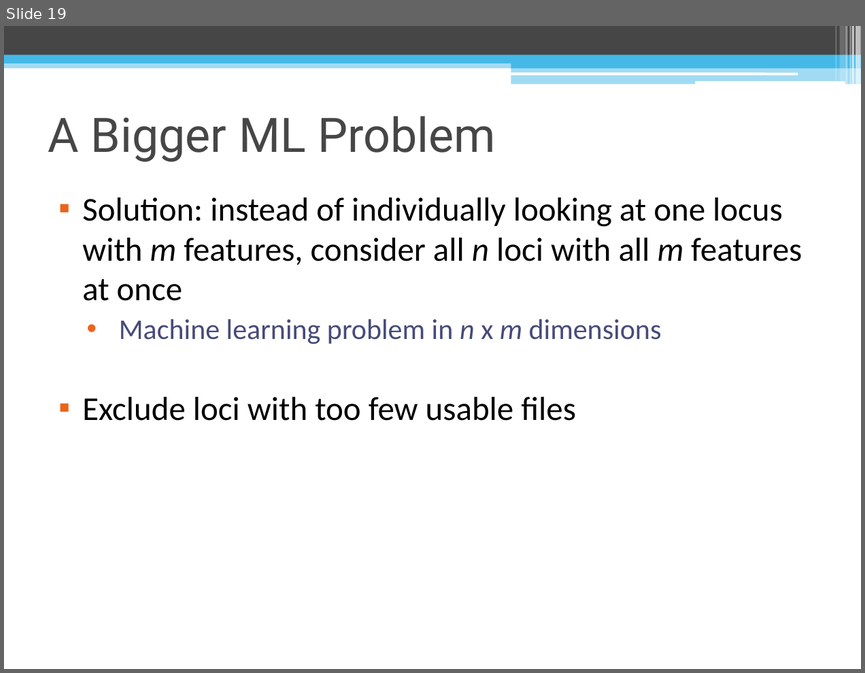
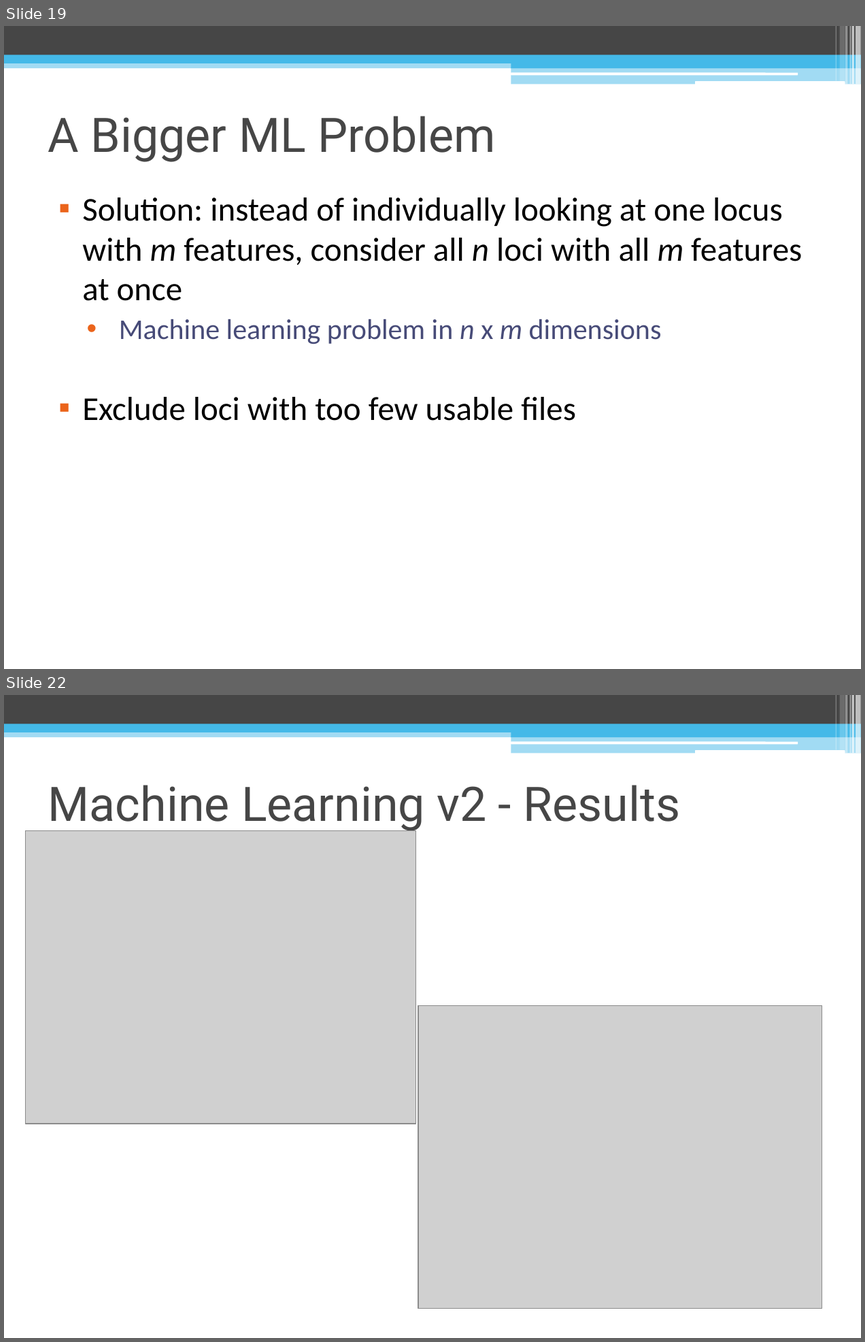
Before and after one commit to lailamargaret/Stanford-2018, a slide deck: MSI Project Presentation.pptx. Shown one above the other, each under a label of ours: slide 19 before the commit, slides 19 and 22 after it; the slides between them are not shown. The pictures are 865x673 and 865x1342 pixels, drawn with LibreOffice and Linux fonts; fonts in the diff are those of the drawing; grey boxes stand for pictures. Boxes give left, top, right and bottom in pixels: in the first picture for what was removed or moved away, otherwise in the second. Text is boxed around its words. In the diff, an @@ line names an element or a change of style, - is before the commit and + after.

```diff
--- a/MSI Project Presentation.pptx
+++ b/MSI Project Presentation.pptx
@@ slide 22 added at (4,695,861,1338), background #FFFFFF; not listed: 13 template elements that a slide beside it also shows @@
@@ title added at (48,785,680,832), 40 pt, text #464646 @@
+Machine Learning v2 - Results
@@ picture added at (26,830,416,1123) @@
@@ picture added at (418,1005,821,1308) @@
```
Also in this commit, not shown: 2 slides changed, 6 other slides added.
